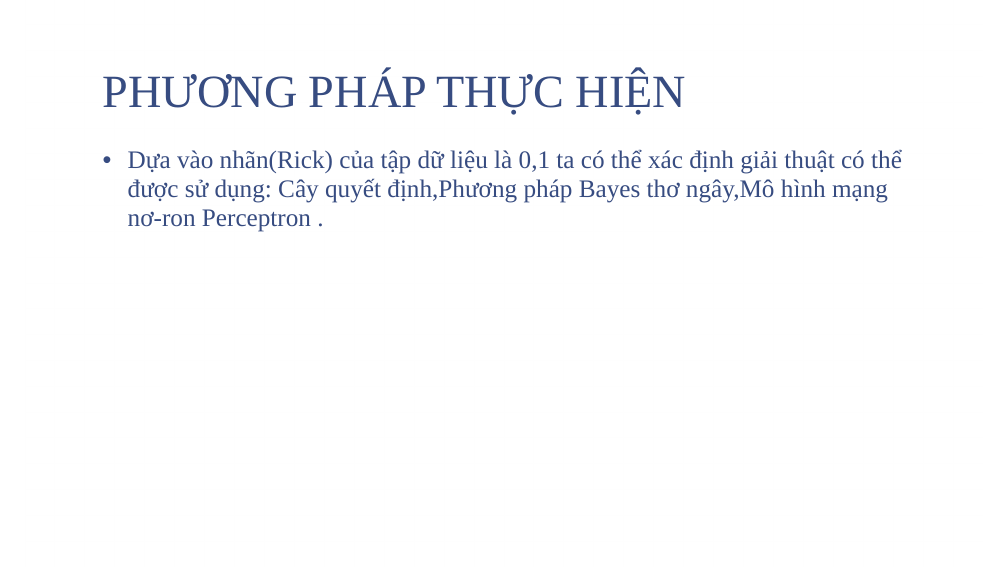
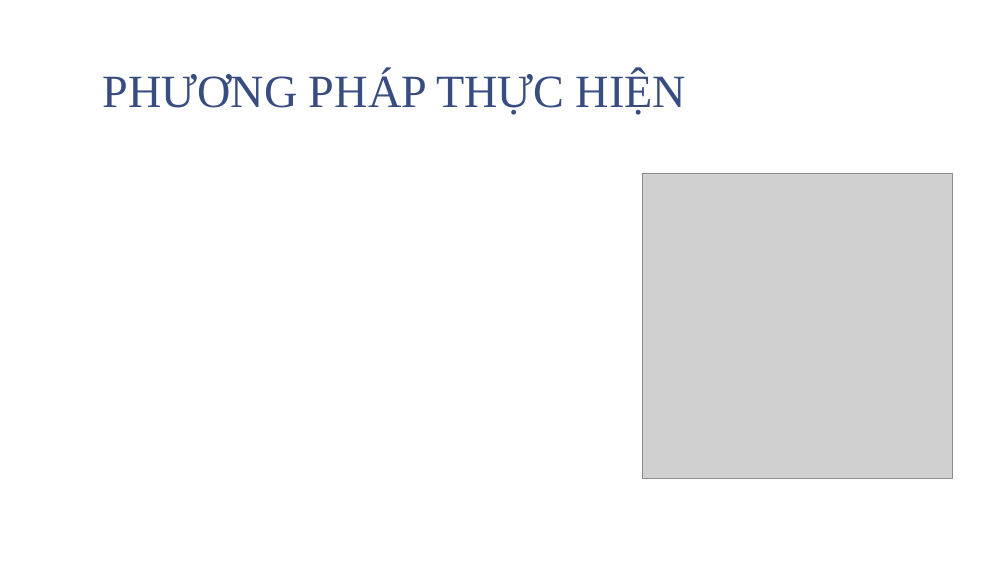
Before and after one commit to trungcpag/machine-CTU, a slide deck: slide 6 of report.pptx (slide 5 before the commit). Drawn at 1008x567 pixels with LibreOffice and Linux fonts; fonts in the diff are those of the drawing; grey boxes stand for pictures; background and template pictures are left out. Boxes give left, top, right and bottom in pixels: in the first picture for what was removed or moved away, otherwise in the second. Text is boxed around its words. In the diff, an @@ line names an element or a change of style, - is before the commit and + after.

```diff
--- a/report.pptx
+++ b/report.pptx
@@ text removed at box(128, 149, 902, 232) @@
-• Dựa vào nhãn(Rick) của tập dữ liệu là 0,1 ta có thể xác định giải thuật có thể được sử dụng: Cây quyết định,Phương pháp Bayes thơ ngây,Mô hình mạng nơ-ron Perceptron .
@@ picture added at box(643, 173, 952, 479) @@
```
Also in this commit, not shown: 4 other slides changed, 2 slides added, 3 slides removed, 5 other files.
